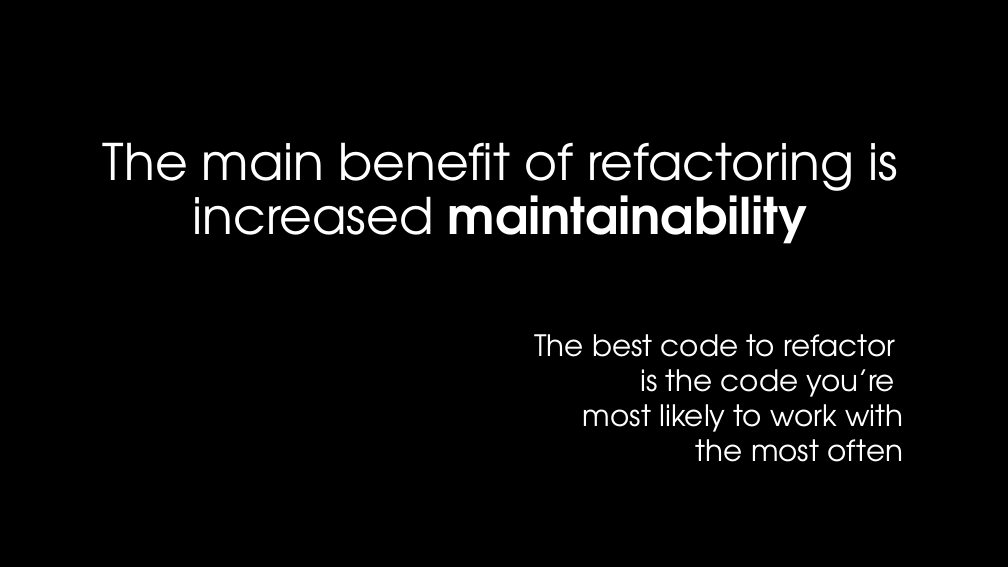
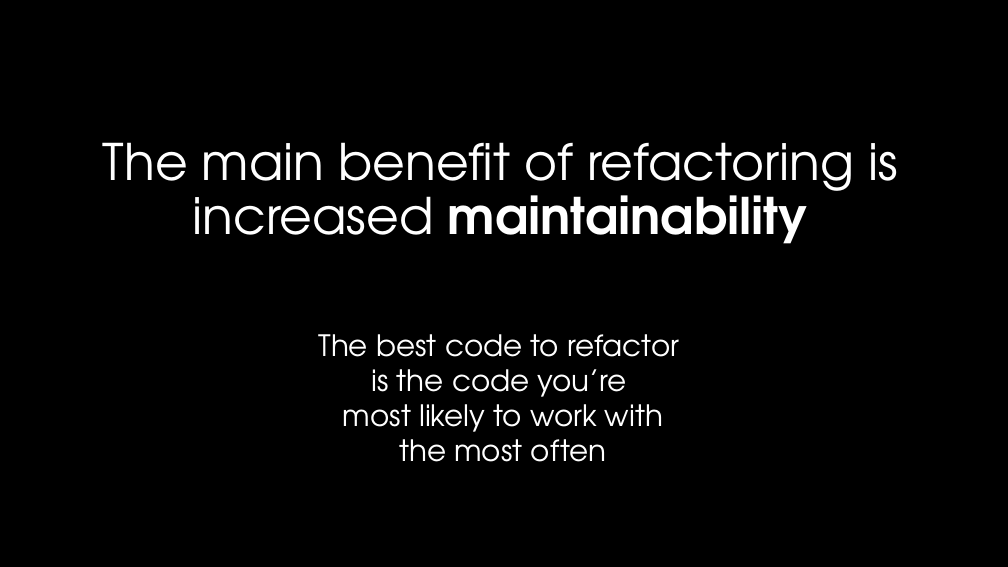
Before and after one commit to szalapski/AsyncAwaitPain, a slide deck: slide 15 of psz/PracticalRefactoring.pptx. Drawn at 1008x567 pixels with LibreOffice and Linux fonts; fonts in the diff are those of the drawing; background and template pictures are left out. Boxes give left, top, right and bottom in pixels: in the first picture for what was removed or moved away, otherwise in the second. Text is boxed around its words. In the diff, an @@ line names an element or a change of style, - is before the commit and + after.

```diff
--- a/psz/PracticalRefactoring.pptx
+++ b/psz/PracticalRefactoring.pptx
@@ text "The best code to refactor": place and size @@
-text "The best code to refactor" at [534,334,903,462]
+text "The best code to refactor" at [319,334,679,462]
@@ text "The best code to refactor" at [319,334,679,462]: alignment right to centre @@
```
Also in this commit, not shown: 1 other slide changed, 1 slide added.
